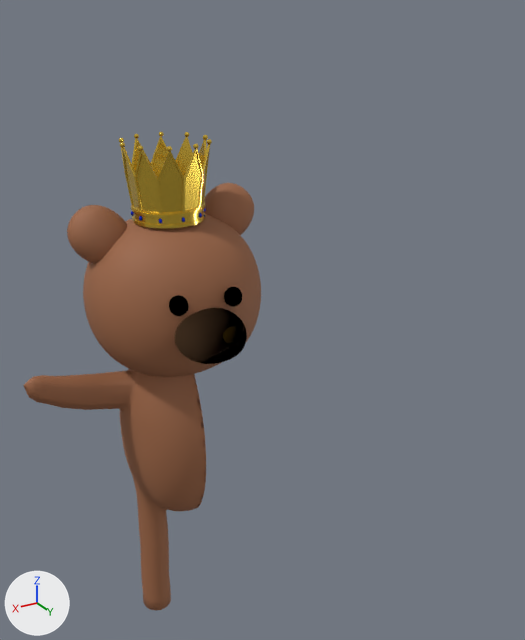
What one commit did to the glTF model app/src/main/assets/finalBear.glb.
The view is the same before and after, from a camera (50 mm lens) standing at (1.93, 4.46, 3.54) and looking at (-0.3, 0.75, 1.68). The lights are fixed; the arrows at lower left show +X, +Y and +Z. Where no turn or scale is listed for an object, it has been applied to the vertices. Vertices at the same position are counted once.

Objects in the first picture: 'Body', 'Head', 'leftEar', 'leftEye', 'mouth', 'nose', 'rightEar', 'rightEye', '円柱'.
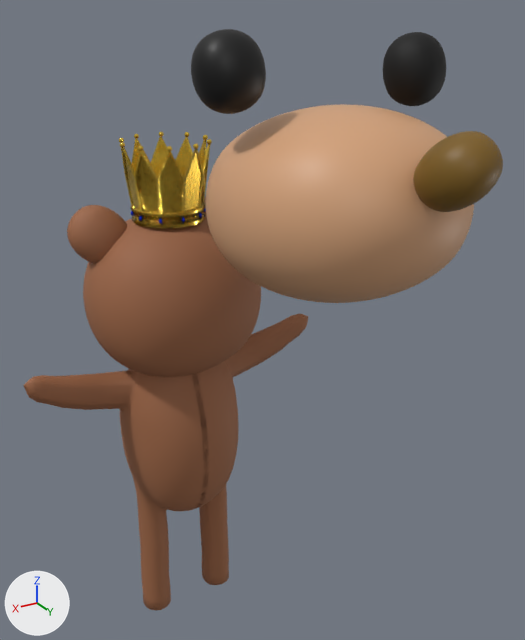
The newer file is also rescaled (x2.993), turned or shifted as a whole; pictures and numbers use the older file's frame.

Location of each change, [x1, y1, x2, y2] in pixels of the pictures (525 x 640 px):
'mouth', reshaped, moved, turned, rescaled
    before: [175, 308, 247, 364]
    after: [206, 104, 474, 303]
'Body', reshaped
    before: [23, 369, 206, 611]
    after: [23, 314, 308, 611]
'nose', reshaped, moved, turned, rescaled
    before: [223, 326, 243, 344]
    after: [413, 131, 503, 212]
'leftEye', reshaped, moved, turned, rescaled
    before: [169, 295, 188, 316]
    after: [191, 29, 266, 114]
'rightEye', reshaped, moved, turned, rescaled
    before: [224, 287, 242, 307]
    after: [383, 32, 446, 106]
part 1 of me_円柱_001, added (brown)
    after: [121, 137, 210, 228]
part 2 of me_cube, added (brown)
    after: [189, 314, 308, 585]
'rightEar', unchanged, covered by the edit
    before: [204, 183, 254, 235]
    after: [204, 196, 206, 214]

What the commit changed:
me_円柱_001 is used by ob_円柱; location (-0.01, -0.012, 2.496).
me_円柱_001 had 652 vertices, 1304 faces and spanned x -0.3..0.3, y -0.285..0.285, z -0.276..0.236.
me_円柱_001 now has 1050 vertices, 2608 faces and spans x -0.3..0.3, y -0.285..0.285, z -0.276..0.236.
me_円柱_001 part 1: 398 vertices added at x -0.292..0.286, y -0.282..0.282, z -0.276..0.236.
me_cube is used by ob_body; location (0.005, -0.069, -1.342).
me_cube had 3859 vertices, 7519 faces and spanned x -0.03..1.1, y -0.42..0.46, z 0.24..2.79.
me_cube now has 7630 vertices, 15096 faces and spans x -1.17..1.1, y -0.42..0.46, z 0.24..2.79.
me_cube part 2: 3771 vertices added at x -1.17..-0.01, y -0.42..0.46, z 0.24..2.78.
me_cube_004 has 1538 vertices, 3072 faces and spans x -0.1115..-0.0333, y -0.426..-0.3531, z 1.9827..2.0668.
me_cube_004 is used by ob_lefteye; location (0.005, -0.069, -1.342); rotation (0.0, 0.0, 3.028), in degrees (0, 0, 173); scale (1.55, 1.55, 1.55).
me_cube_004 part 3: the whole mesh is multiplied about its middle by the matrix ((-20.291, -2.103, -2.404), (-1.952, 21.84, -2.627), (-2.431, 2.036, 18.733)), then moved by (0.0727, 0.3899, -2.027).
me_cube_006 has 1538 vertices, 3072 faces and spans x -0.091..0.203, y -0.562..-0.239, z 1.761..1.987.
me_cube_006 is used by ob_mouth; location (0.005, -0.069, -1.342); rotation (0.0, 0.0, 3.028), in degrees (0, 0, 173); scale (1.55, 1.55, 1.55).
me_cube_006 part 4: the whole mesh is multiplied about its middle by the matrix ((0.614, -4.876, 0.549), (0.133, -0.783, -7.101), (-5.407, -0.684, -0.025)), then moved by (-0.056, 0.401, -1.876).
me_cube_007 has 1538 vertices, 3072 faces and spans x 0.0484..0.1256, y -0.6205..-0.534, z 1.902..1.9809.
me_cube_007 is used by ob_nose; location (0.005, -0.069, -1.342); rotation (0.0, 0.0, 3.028), in degrees (0, 0, 173); scale (1.55, 1.55, 1.55).
me_cube_007 part 5: the whole mesh is multiplied about its middle by the matrix ((-18.728, -4.35, -7.346), (-9.759, 11.301, 18.188), (-0.142, -15.061, 9.281)), then moved by (-0.0871, 0.5775, -1.9418).
me_cube_005 has 1538 vertices, 3072 faces and spans x 0.1345..0.213, y -0.4115..-0.3366, z 1.9766..2.0607.
me_cube_005 is used by ob_righteye; location (0.005, -0.069, -1.342); rotation (0.0, 0.0, 3.028), in degrees (0, 0, 173); scale (1.55, 1.55, 1.55).
me_cube_005 part 6: the whole mesh is multiplied about its middle by the matrix ((-17.939, -9.553, -1.405), (-10.244, 19.598, -2.462), (-2.14, 1.247, 18.835)), then moved by (-0.1736, 0.3743, -2.0209).
Object 'leftEye' (ob_lefteye) moves from (0.005, -0.069, -1.342) to (0.147, 1.165, 3.249).
Object 'leftEye' (ob_lefteye) turns from (0, 0, 173) to (-6.9, -173, -0.6) degrees about x, y and z.
Object 'leftEye' (ob_lefteye) is rescaled from (1.55, 1.55, 1.55) to (-0.226, -0.211, -0.245).
Object 'mouth' (ob_mouth) moves from (0.005, -0.069, -1.342) to (-0.439, 1.283, 2.547).
Object 'mouth' (ob_mouth) turns from (0, 0, 173) to (90, 6.4, -89) degrees about x, y and z.
Object 'mouth' (ob_mouth) is rescaled from (1.55, 1.55, 1.55) to (-0.94, -0.651, -0.853).
Object 'nose' (ob_nose) moves from (0.005, -0.069, -1.342) to (-0.491, 2.116, 2.862).
Object 'nose' (ob_nose) turns from (0, 0, 173) to (56, -159, 6.6) degrees about x, y and z.
Object 'nose' (ob_nose) is rescaled from (1.55, 1.55, 1.55) to (-0.226, -0.198, -0.263).
Object 'rightEye' (ob_righteye) moves from (0.005, -0.069, -1.342) to (-0.999, 1.223, 3.221).
Object 'rightEye' (ob_righteye) turns from (0, 0, 173) to (-6.4, -176, 22) degrees about x, y and z.
Object 'rightEye' (ob_righteye) is rescaled from (1.55, 1.55, 1.55) to (-0.228, -0.209, -0.245).
